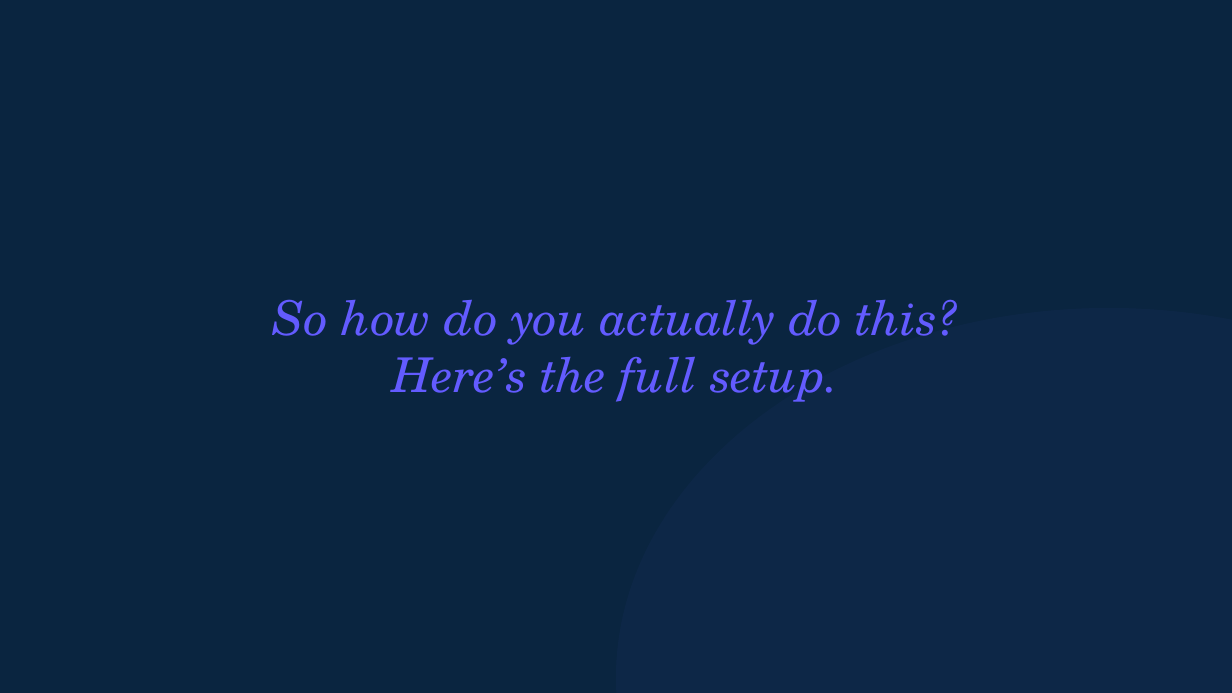
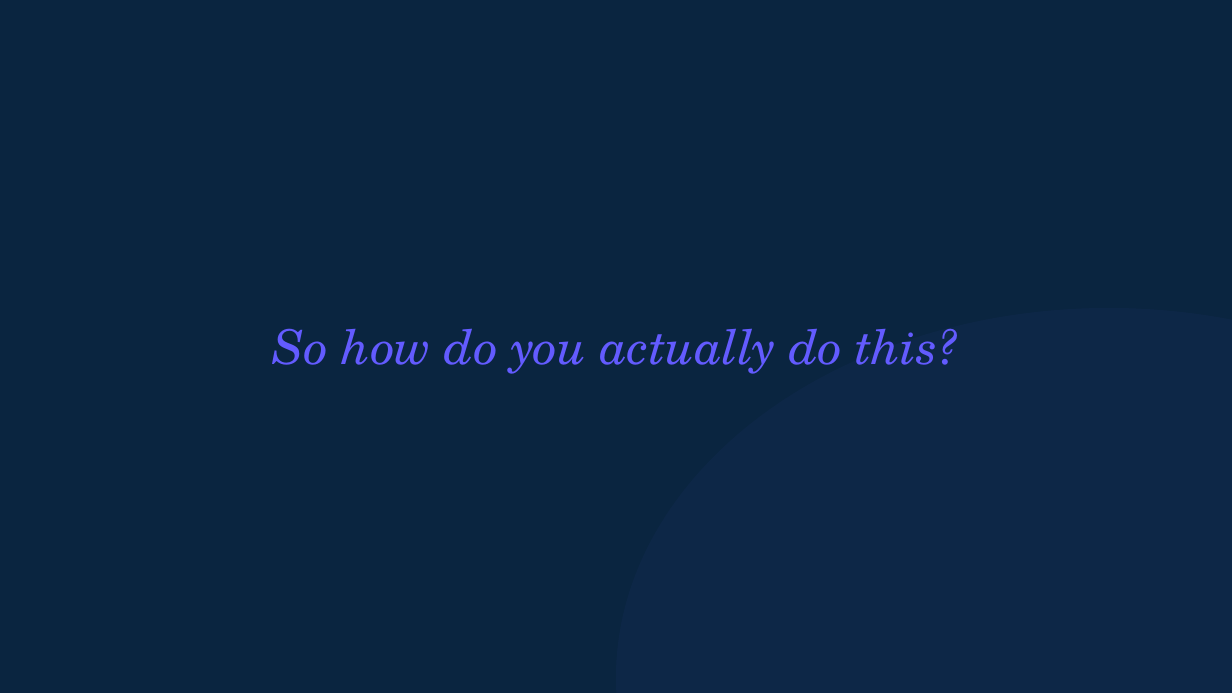
Before and after one commit to michaelengland/ai-best-practices, a slide deck: slide 16 of decks/builder/builder.pptx. Drawn at 1232x693 pixels with LibreOffice and Linux fonts; fonts in the diff are those of the drawing. Boxes give left, top, right and bottom in pixels: in the first picture for what was removed or moved away, otherwise in the second. Text is boxed around its words. In the diff, an @@ line names an element or a change of style, - is before the commit and + after.

```diff
--- a/decks/builder/builder.pptx
+++ b/decks/builder/builder.pptx
@@ text at <box>393,356,839,402</box>: paragraph removed @@
-Here’s the full setup.
```
Also in this commit, not shown: 5 other slides changed, 12 slides added, 5 slides removed, 6 other files.
